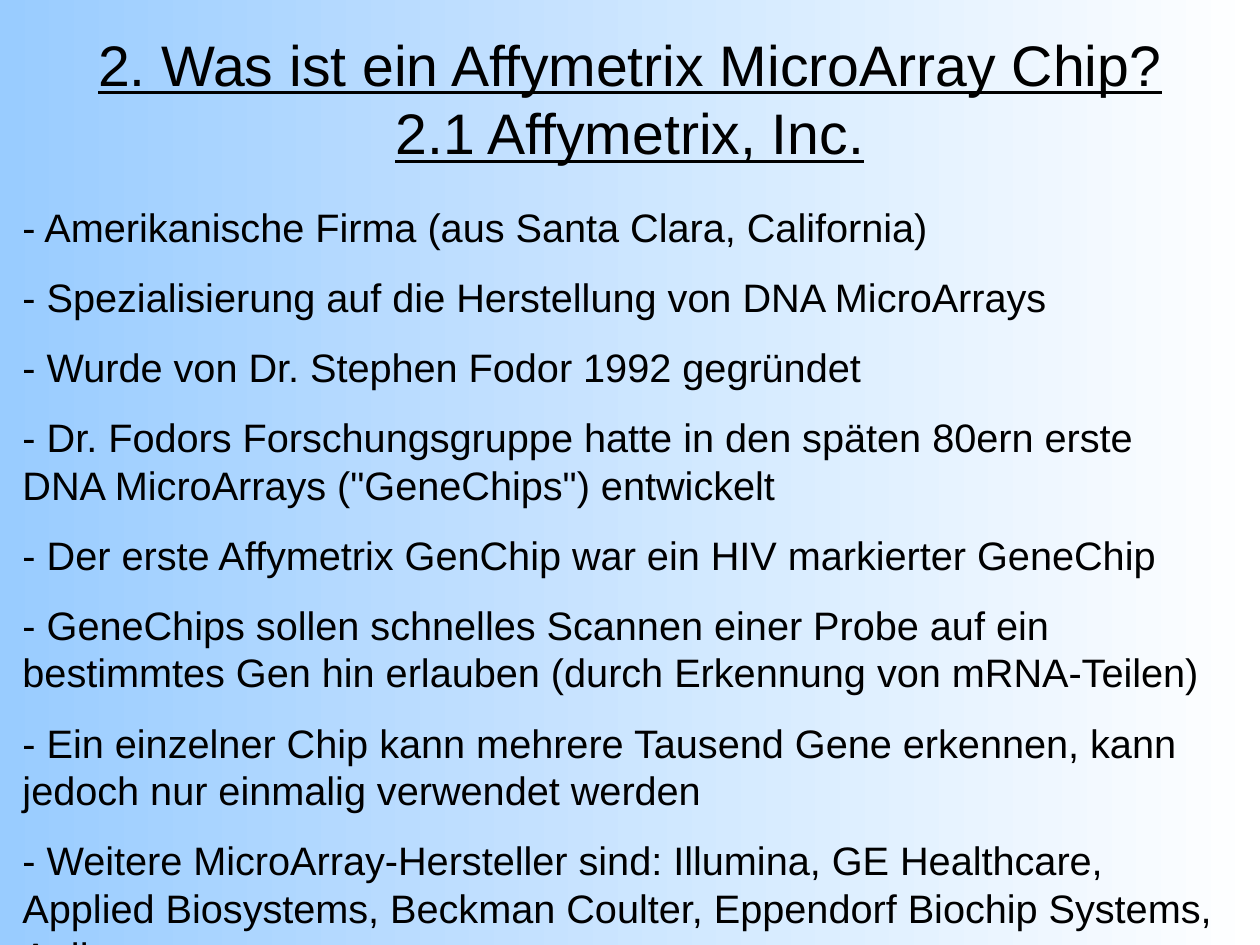
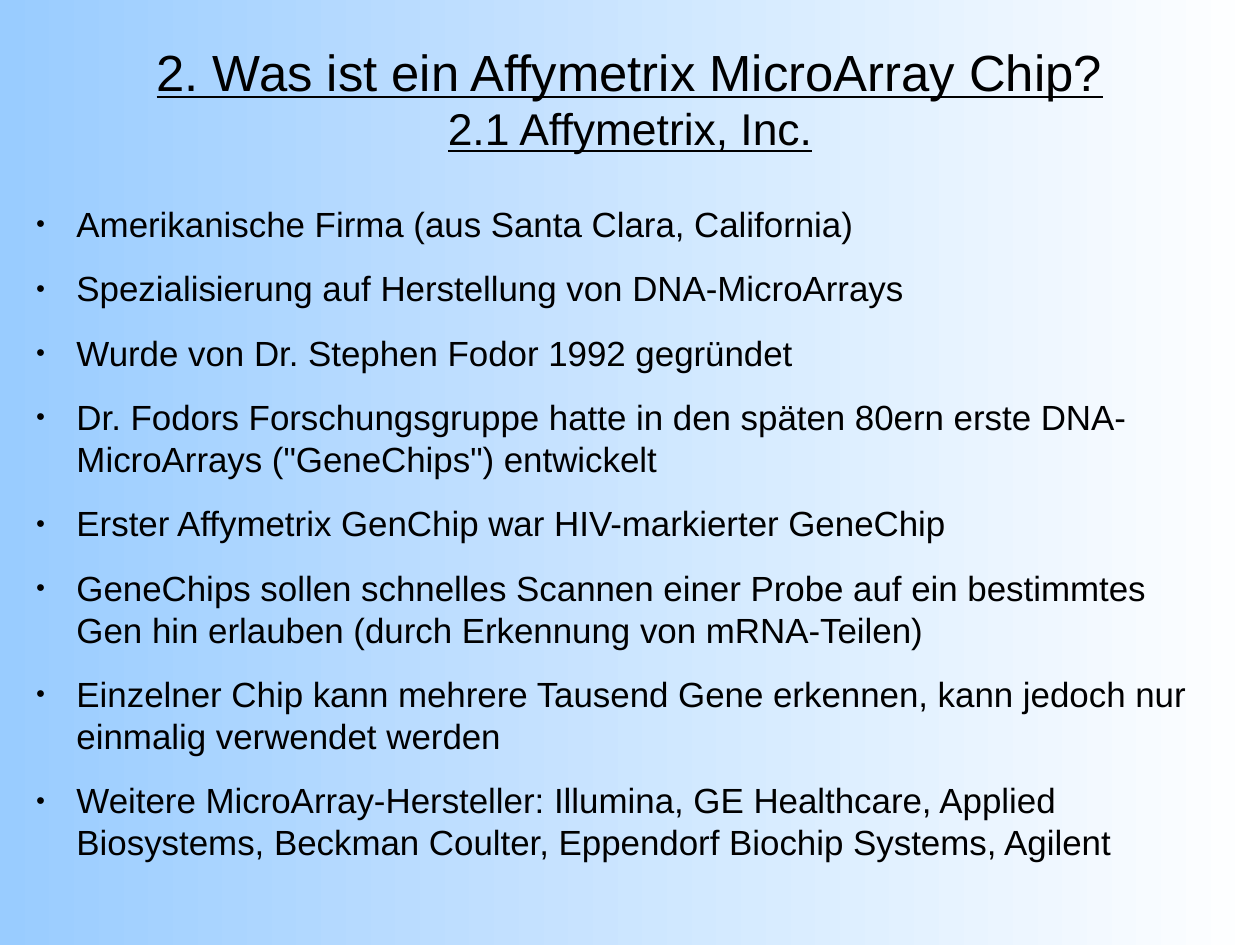
Before and after one commit to emmkey/GenEx, a slide deck: slide 4 of W1 Praesentation.odp. Drawn at 1260x945 pixels with LibreOffice and Linux fonts; fonts in the diff are those of the drawing. Boxes give left, top, right and bottom in pixels: in the first picture for what was removed or moved away, otherwise in the second. Text is boxed around its words. In the diff, an @@ line names an element or a change of style, - is before the commit and + after.

```diff
--- a/W1 Praesentation.odp
+++ b/W1 Praesentation.odp
@@ title "2. Was ist ein Affymetrix ..." at box(157, 54, 1102, 155): size 36 to 32 pt in "2. Was ist ein Affymetrix MicroArray Chip?"; size 36 to 28 pt in "2.1 Affymetrix, Inc." @@
@@ text at box(76, 211, 1185, 862): text changed; size 25 to 22 pt @@
-- Amerikanische Firma (aus Santa Clara, California)
-- Spezialisierung auf die Herstellung von DNA MicroArrays
-- Wurde von Dr. Stephen Fodor 1992 gegründet
-- Dr. Fodors Forschungsgruppe hatte in den späten 80ern erste DNA MicroArrays ("GeneChips") entwickelt
-- Der erste Affymetrix GenChip war ein HIV markierter GeneChip
-- GeneChips sollen schnelles Scannen einer Probe auf ein bestimmtes Gen hin erlauben (durch Erkennung von mRNA-Teilen)
-- Ein einzelner Chip kann mehrere Tausend Gene erkennen, kann jedoch nur einmalig verwendet werden
-- Weitere MicroArray-Hersteller sind: Illumina, GE Healthcare, Applied Biosystems, Beckman Coulter, Eppendorf Biochip Systems, Agilent
+● Amerikanische Firma (aus Santa Clara, California)
+● Spezialisierung auf Herstellung von DNA-MicroArrays
+● Wurde von Dr. Stephen Fodor 1992 gegründet
+● Dr. Fodors Forschungsgruppe hatte in den späten 80ern erste DNA-MicroArrays ("GeneChips") entwickelt
+● Erster Affymetrix GenChip war HIV-markierter GeneChip
+● GeneChips sollen schnelles Scannen einer Probe auf ein bestimmtes Gen hin erlauben (durch Erkennung von mRNA-Teilen)
+● Einzelner Chip kann mehrere Tausend Gene erkennen, kann jedoch nur einmalig verwendet werden
+● Weitere MicroArray-Hersteller: Illumina, GE Healthcare, Applied Biosystems, Beckman Coulter, Eppendorf Biochip Systems, Agilent
```
Also in this commit, not shown: 11 other slides changed, 2 slides added.
